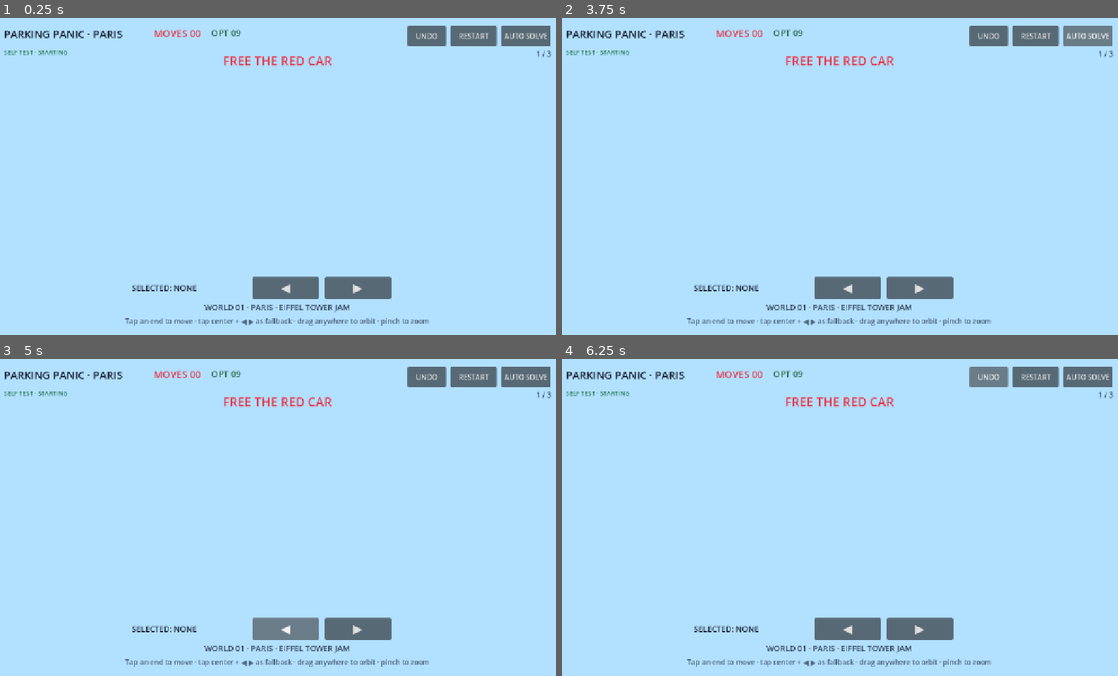
Above: before the commit, frames 1-4 (two rows, left to right).
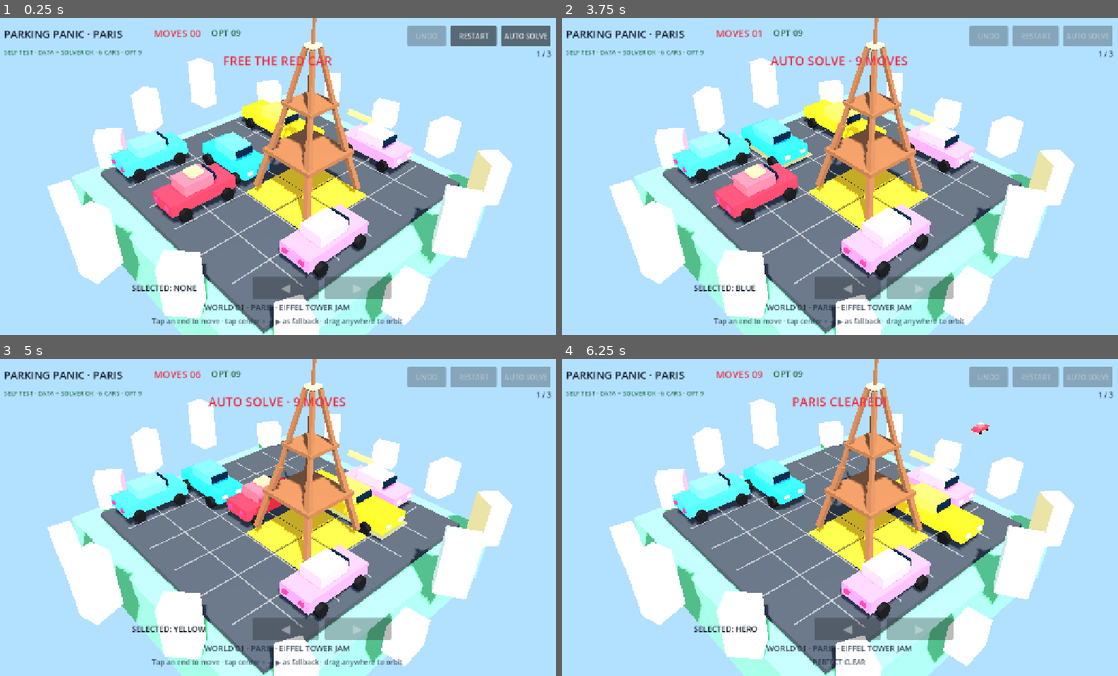
Above: after the commit, the same moments.

Repository: Zweeback/tinyrush
Game: Godot game, scene res://scenes/main.tscn
The game is run twice, just before and just after one commit, with the same random seed, the same clock (stepped at 60 frames per second) and the same inputs.
Inputs (mouse positions are in pixels of both pictures, inside the frame that each line leads up to):
- Up to frame 1 (0.25 s): no input
- Up to frame 2 (3.75 s): click "RESTART" at 0.5 s; click "RESTART" at 1.25 s; click "RESTART" at 2 s; click (990, 37) at 2.75 s, where only the run before the commit has a clickable "UNDO"; click "AUTO SOLVE" at 3.5 s
- Up to frame 3 (5 s): click (283, 628) at 4.25 s, where only the run before the commit has a clickable "◀"
- Up to frame 4 (6.25 s): click (917, 628) at 5 s, where only the run before the commit has a clickable "▶"; click (990, 378) at 5.75 s, where only the run before the commit has a clickable "UNDO"

The runs differ from the first frame. In frame 1, 46% of the frame differs, in the area x 6-93%, y 0-100%; in frame 2, 48%; in frame 3, 49%, in the area x 6-99%, y 0-100%; in frame 4, 48%.
Error before the commit: Parse Error: Cannot infer the type of "edge_radius" variable because the value doesn't have a set type. (res://scripts/world/world_builder.gd:123)

Commit message:
fix: make world builder Godot 4.3 type-safe

Diff:
--- a/scripts/world/world_builder.gd
+++ b/scripts/world/world_builder.gd
@@ -25,7 +25,8 @@
 	_build_static_blockers()
 	_build_landmark(str(level.get("landmark", "eiffel")))
 	_build_city_dressing()
-	_build_exit_gate(level.get("exit", {}))
+	var exit_data: Dictionary = level.get("exit", {})
+	_build_exit_gate(exit_data)
 
 func clear() -> void:
 	for child in get_children():
@@ -41,30 +42,32 @@
 			return {"ground": Color(0.31,0.66,0.42,1), "soil": Color(0.38,0.22,0.12,1), "road": Color(0.16,0.18,0.21,1), "line": Color(0.95,0.86,0.55,0.62), "accent": Color(1.0,0.76,0.16,1)}
 
 func _build_island() -> void:
-	var p := _palette()
-	var width := float(bounds.x) * cell_size + 1.35
-	var depth := float(bounds.y) * cell_size + 1.35
-	_add_box(Vector3(width, 1.55, depth), Vector3(0, -0.98, 0), p["ground"], 0.0, 0.70)
-	_add_box(Vector3(max(0.5, width - 0.5), 0.45, max(0.5, depth - 0.5)), Vector3(0, -1.72, 0), p["soil"], 0.0, 0.86)
+	var p: Dictionary = _palette()
+	var width: float = float(bounds.x) * cell_size + 1.35
+	var depth: float = float(bounds.y) * cell_size + 1.35
+	_add_box(Vector3(width, 1.55, depth), Vector3(0, -0.98, 0), p["ground"] as Color, 0.0, 0.70)
+	_add_box(Vector3(float(max(0.5, width - 0.5)), 0.45, float(max(0.5, depth - 0.5))), Vector3(0, -1.72, 0), p["soil"] as Color, 0.0, 0.86)
 
 func _build_roads() -> void:
-	var p := _palette()
-	_add_box(Vector3(float(bounds.x) * cell_size + 0.22, 0.13, float(bounds.y) * cell_size + 0.22), Vector3(0, -0.10, 0), p["road"], 0.0, 0.90)
+	var p: Dictionary = _palette()
+	_add_box(Vector3(float(bounds.x) * cell_size + 0.22, 0.13, float(bounds.y) * cell_size + 0.22), Vector3(0, -0.10, 0), p["road"] as Color, 0.0, 0.90)
 	for i in range(1, bounds.x):
-		_add_box(Vector3(0.025, 0.012, float(bounds.y) * cell_size - 0.18), Vector3(board_offset.x + float(i) * cell_size - cell_size * 0.5, 0.0, 0), p["line"], 0.10, 0.75, true)
+		_add_box(Vector3(0.025, 0.012, float(bounds.y) * cell_size - 0.18), Vector3(board_offset.x + float(i) * cell_size - cell_size * 0.5, 0.0, 0), p["line"] as Color, 0.10, 0.75, true)
 	for j in range(1, bounds.y):
-		_add_box(Vector3(float(bounds.x) * cell_size - 0.18, 0.012, 0.025), Vector3(0, 0.0, board_offset.z + float(j) * cell_size - cell_size * 0.5), p["line"], 0.10, 0.75, true)
+		_add_box(Vector3(float(bounds.x) * cell_size - 0.18, 0.012, 0.025), Vector3(0, 0.0, board_offset.z + float(j) * cell_size - cell_size * 0.5), p["line"] as Color, 0.10, 0.75, true)
 	for cell in static_cells:
-		var pos := board_offset + Vector3(float(cell.x) * cell_size, 0.035, float(cell.y) * cell_size)
-		_add_box(Vector3(cell_size * 0.94, 0.05, cell_size * 0.94), pos, p["accent"].darkened(0.25), 0.0, 0.76)
+		var pos: Vector3 = board_offset + Vector3(float(cell.x) * cell_size, 0.035, float(cell.y) * cell_size)
+		var accent: Color = p["accent"] as Color
+		_add_box(Vector3(cell_size * 0.94, 0.05, cell_size * 0.94), pos, accent.darkened(0.25), 0.0, 0.76)
 
 func _build_static_blockers() -> void:
-	var p := _palette()
+	var p: Dictionary = _palette()
+	var accent: Color = p["accent"] as Color
 	for cell in static_cells:
 		if cell in landmark_cells:
 			continue
-		var pos := board_offset + Vector3(float(cell.x) * cell_size, 0.0, float(cell.y) * cell_size)
-		_add_box(Vector3(cell_size * 0.72, 0.24, cell_size * 0.72), pos + Vector3(0, 0.13, 0), p["accent"].darkened(0.18), 0.18, 0.72)
+		var pos: Vector3 = board_offset + Vector3(float(cell.x) * cell_size, 0.0, float(cell.y) * cell_size)
+		_add_box(Vector3(cell_size * 0.72, 0.24, cell_size * 0.72), pos + Vector3(0, 0.13, 0), accent.darkened(0.18), 0.18, 0.72)
 		_add_box(Vector3(cell_size * 0.56, 0.08, 0.10), pos + Vector3(0, 0.31, 0), Color(0.96, 0.96, 0.94, 1), 0.10, 0.58)
 
 func _build_landmark(kind: String) -> void:
@@ -74,7 +77,7 @@
 		_: _build_eiffel_tower()
 
 func _landmark_center() -> Vector3:
-	var cells := landmark_cells if not landmark_cells.is_empty() else static_cells
+	var cells: Array[Vector2i] = landmark_cells if not landmark_cells.is_empty() else static_cells
 	if cells.is_empty():
 		return Vector3.ZERO
 	var sum := Vector3.ZERO
@@ -83,10 +86,12 @@
 	return sum / float(cells.size())
 
 func _build_eiffel_tower() -> void:
-	var center := _landmark_center()
+	var center: Vector3 = _landmark_center()
 	var bronze := Color(0.39, 0.26, 0.18, 1)
-	for sx in [-1.0, 1.0]:
-		for sz in [-1.0, 1.0]:
+	for sx_value in [-1.0, 1.0]:
+		var sx := float(sx_value)
+		for sz_value in [-1.0, 1.0]:
+			var sz := float(sz_value)
 			_add_beam(center + Vector3(sx * 0.82, 0.15, sz * 0.82), center + Vector3(sx * 0.44, 1.75, sz * 0.44), 0.12, bronze)
 			_add_beam(center + Vector3(sx * 0.44, 1.75, sz * 0.44), center + Vector3(sx * 0.10, 3.45, sz * 0.10), 0.085, bronze)
 	_add_box(Vector3(1.42, 0.10, 1.42), center + Vector3(0, 1.12, 0), bronze, 0.0, 0.48)
@@ -95,19 +100,21 @@
 	_add_beam(center + Vector3(0, 3.50, 0), center + Vector3(0, 4.08, 0), 0.055, bronze)
 
 func _build_pyramid() -> void:
-	var center := _landmark_center()
+	var center: Vector3 = _landmark_center()
 	var sand := Color(0.88, 0.66, 0.30, 1)
 	for layer in range(6):
-		var t := float(layer) / 5.0
-		var width := lerp(1.95, 0.24, t)
+		var t: float = float(layer) / 5.0
+		var width: float = lerpf(1.95, 0.24, t)
 		_add_box(Vector3(width, 0.32, width), center + Vector3(0, 0.16 + float(layer) * 0.30, 0), sand.lightened(t * 0.10), 0.0, 0.88)
 
 func _build_tokyo_tower() -> void:
-	var center := _landmark_center()
+	var center: Vector3 = _landmark_center()
 	var red := Color(0.92, 0.16, 0.18, 1)
 	var white := Color(0.94, 0.95, 0.98, 1)
-	for sx in [-1.0, 1.0]:
-		for sz in [-1.0, 1.0]:
+	for sx_value in [-1.0, 1.0]:
+		var sx := float(sx_value)
+		for sz_value in [-1.0, 1.0]:
+			var sz := float(sz_value)
 			_add_beam(center + Vector3(sx * 0.58, 0.10, sz * 0.58), center + Vector3(sx * 0.16, 2.45, sz * 0.16), 0.09, red)
 	_add_box(Vector3(1.05,0.10,1.05), center + Vector3(0,1.0,0), white, 0.2, 0.42)
 	_add_box(Vector3(0.58,0.08,0.58), center + Vector3(0,2.0,0), red, 0.3, 0.42)
@@ -120,26 +127,27 @@
 		"cairo": colors = [Color(0.86,0.68,0.42,1),Color(0.94,0.79,0.53,1),Color(0.72,0.50,0.28,1)]
 		"tokyo": colors = [Color(0.26,0.38,0.62,1),Color(0.66,0.32,0.58,1),Color(0.20,0.64,0.70,1),Color(0.78,0.78,0.88,1)]
 		_: colors = [Color(0.96,0.72,0.56,1),Color(0.86,0.89,0.94,1),Color(0.98,0.85,0.50,1),Color(0.77,0.88,0.78,1),Color(0.92,0.68,0.76,1)]
-	var edge_radius := max(float(bounds.x), float(bounds.y)) * cell_size * 0.5 + 1.25
+	var edge_radius: float = float(max(float(bounds.x), float(bounds.y))) * cell_size * 0.5 + 1.25
 	for i in range(14):
-		var angle := TAU * float(i) / 14.0
-		var radius := edge_radius + float(i % 3) * 0.28
-		var h := 0.65 + float(i % 4) * 0.24
-		var building := _add_box(Vector3(0.48 + float(i % 2) * 0.18, h, 0.48 + float((i + 1) % 2) * 0.16), Vector3(cos(angle) * radius, -0.05 + h * 0.5, sin(angle) * radius), colors[i % colors.size()], 0.0, 0.76)
+		var angle: float = TAU * float(i) / 14.0
+		var radius: float = edge_radius + float(i % 3) * 0.28
+		var h: float = 0.65 + float(i % 4) * 0.24
+		var building: MeshInstance3D = _add_box(Vector3(0.48 + float(i % 2) * 0.18, h, 0.48 + float((i + 1) % 2) * 0.16), Vector3(cos(angle) * radius, -0.05 + h * 0.5, sin(angle) * radius), colors[i % colors.size()], 0.0, 0.76)
 		building.rotation.y = -angle + 0.3
 
 func _build_exit_gate(exit_data: Dictionary) -> void:
 	var row := int(exit_data.get("row", 2))
 	var sign := int(exit_data.get("sign", 1))
 	var axis := _to_vec2i(exit_data.get("axis", [1, 0]))
+	var accent: Color = _palette()["accent"] as Color
 	if axis == Vector2i(1, 0):
-		var gate_x := board_offset.x + (float(bounds.x) * cell_size + 0.22 if sign > 0 else -0.22)
-		var gate_z := board_offset.z + float(row) * cell_size
-		_add_box(Vector3(0.12, 0.15, 0.86), Vector3(gate_x, 0.16, gate_z), _palette()["accent"], 2.6, 0.36)
+		var gate_x: float = board_offset.x + (float(bounds.x) * cell_size + 0.22 if sign > 0 else -0.22)
+		var gate_z: float = board_offset.z + float(row) * cell_size
+		_add_box(Vector3(0.12, 0.15, 0.86), Vector3(gate_x, 0.16, gate_z), accent, 2.6, 0.36)
 	elif axis == Vector2i(0, 1):
-		var gate_x := board_offset.x + float(row) * cell_size
-		var gate_z := board_offset.z + (float(bounds.y) * cell_size + 0.22 if sign > 0 else -0.22)
-		_add_box(Vector3(0.86, 0.15, 0.12), Vector3(gate_x, 0.16, gate_z), _palette()["accent"], 2.6, 0.36)
+		var gate_x: float = board_offset.x + float(row) * cell_size
+		var gate_z: float = board_offset.z + (float(bounds.y) * cell_size + 0.22 if sign > 0 else -0.22)
+		_add_box(Vector3(0.86, 0.15, 0.12), Vector3(gate_x, 0.16, gate_z), accent, 2.6, 0.36)
 
 func _add_box(size: Vector3, pos: Vector3, color: Color, emission: float = 0.0, roughness: float = 0.55, transparent: bool = false) -> MeshInstance3D:
 	var item := MeshInstance3D.new()
@@ -154,7 +162,7 @@
 func _add_beam(a: Vector3, b: Vector3, width: float, color: Color) -> void:
 	var beam := MeshInstance3D.new()
 	var mesh := BoxMesh.new()
-	var direction := b - a
+	var direction: Vector3 = b - a
 	mesh.size = Vector3(width, direction.length(), width)
 	beam.mesh = mesh
 	beam.position = (a + b) * 0.5
